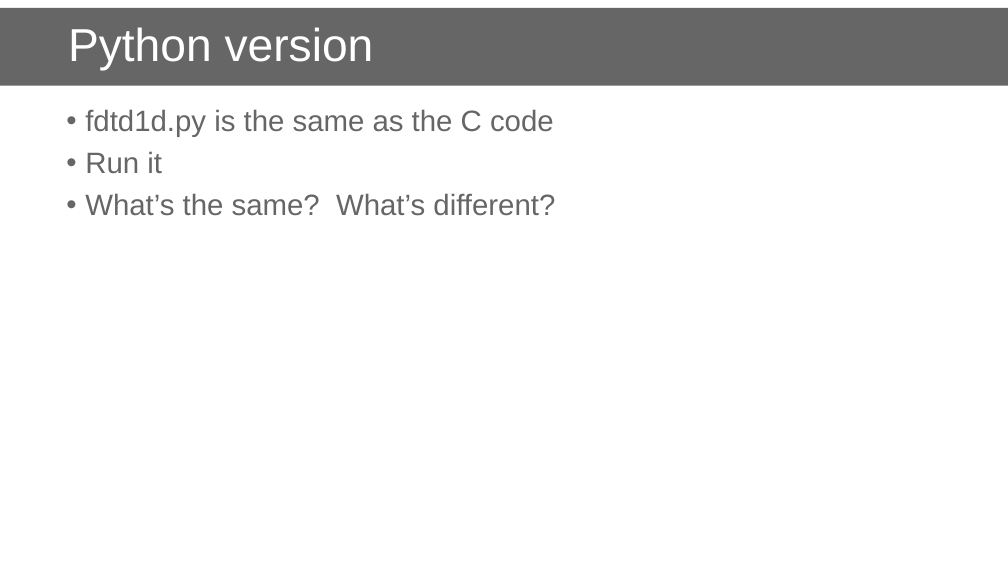
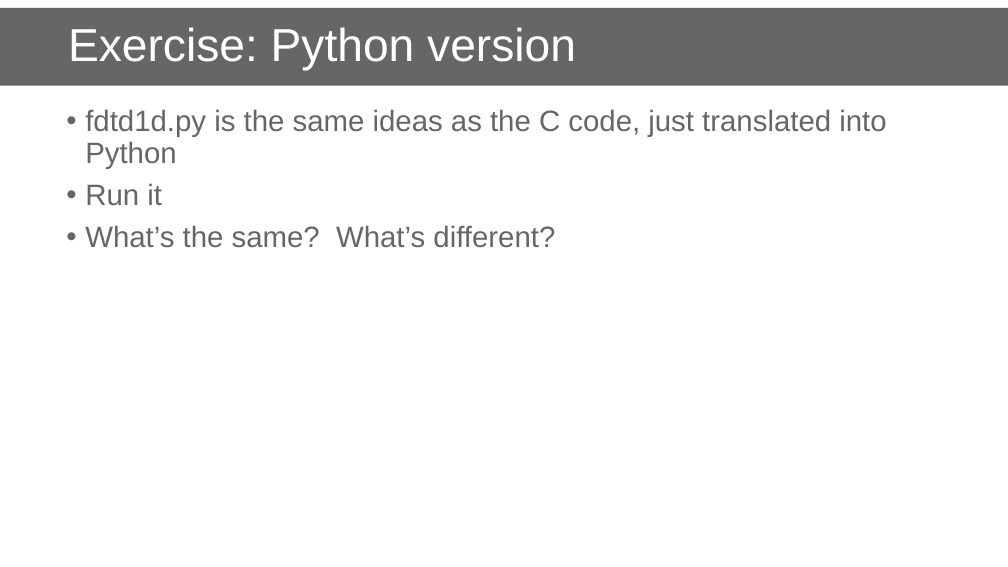
Before and after one commit to danielskatz/repro-fdtd1d, a slide deck: slide 20 of comp-repro.pptx. Drawn at 1008x567 pixels with LibreOffice and Linux fonts; fonts in the diff are those of the drawing; background and template pictures are left out. Boxes give left, top, right and bottom in pixels: in the first picture for what was removed or moved away, otherwise in the second. Text is boxed around its words. In the diff, an @@ line names an element or a change of style, - is before the commit and + after.

```diff
--- a/comp-repro.pptx
+++ b/comp-repro.pptx
@@ title at (68,27,576,71): text changed @@
-Python version
+Exercise: Python version
@@ text at (85,109,886,169): text changed @@
-• fdtd1d.py is the same as the C code
+• fdtd1d.py is the same ideas as the C code, just translated into Python
```
Also in this commit, not shown: 2 other slides changed, 2 slides added, 1 slide removed.
